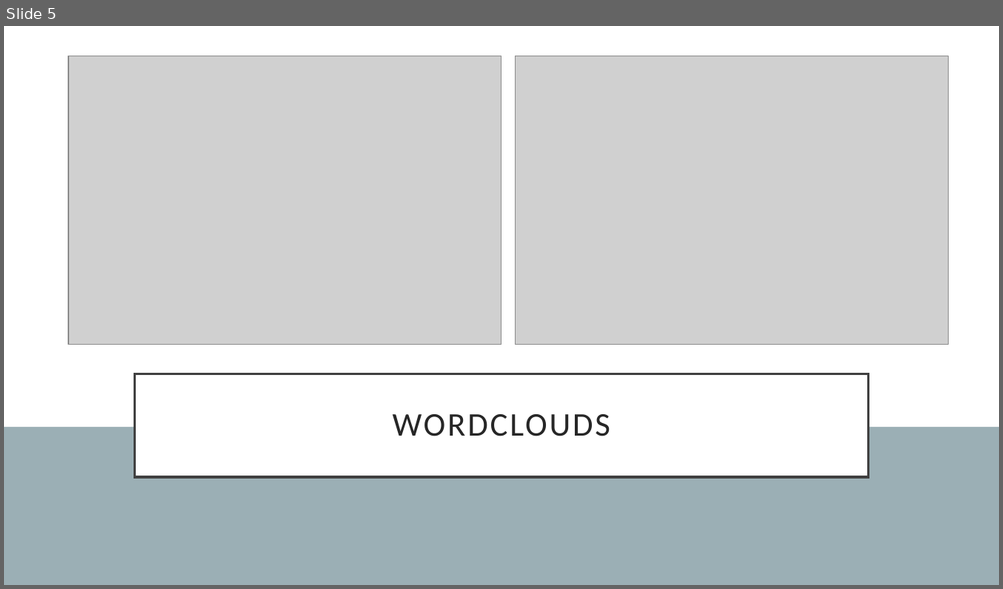
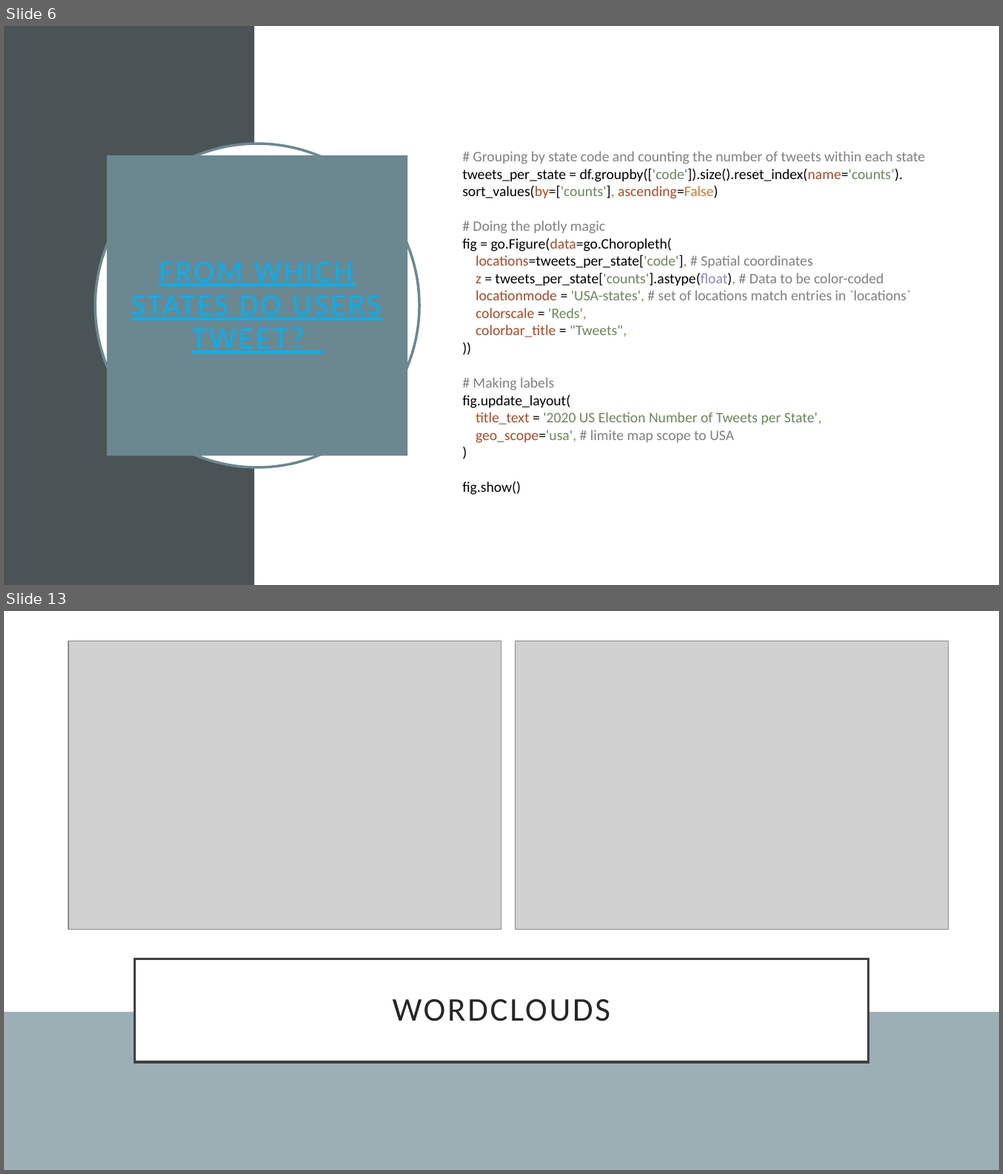
Before and after one commit to ghelms/US_ELECTION, a slide deck: P3_Presentation.pptx. Shown one above the other, each under a label of ours: slide 5 before the commit, slides 6 and 13 after it; the slides between them are not shown. The pictures are 1003x589 and 1003x1174 pixels, drawn with LibreOffice and Linux fonts; fonts in the diff are those of the drawing; grey boxes stand for pictures. Boxes give left, top, right and bottom in pixels: in the first picture for what was removed or moved away, otherwise in the second. Text is boxed around its words. In the diff, an @@ line names an element or a change of style, - is before the commit and + after.

```diff
--- a/P3_Presentation.pptx
+++ b/P3_Presentation.pptx
@@ slide 6 added at <box>4,26,999,585</box>, background #FFFFFF @@
@@ rectangle added at <box>4,26,255,585</box>, fill #4A5356 @@
@@ rectangle added at <box>255,26,999,585</box>, fill #FFFFFF @@
@@ ellipse added at <box>95,144,419,468</box>, fill #FFFFFF, outline #6B8891 2.5 pt @@
@@ title added at <box>107,156,407,457</box>, fill #6B8891 @@
@@ text added at <box>462,151,925,495</box>, 14 pt, text #808080 @@
+# Grouping by state code and counting the number of tweets within each state
+tweets_per_state = df.groupby(['code']).size().reset_index(name='counts’).
+sort_values(by=['counts'], ascending=False)
+# Doing the plotly magic
+fig = go.Figure(data=go.Choropleth(
+locations=tweets_per_state['code'], # Spatial coordinates
+z = tweets_per_state['counts'].astype(float), # Data to be color-coded
+locationmode = 'USA-states', # set of locations match entries in `locations`
+colorscale = 'Reds',
+colorbar_title = "Tweets",
+))
+# Making labels
+fig.update_layout(
+title_text = '2020 US Election Number of Tweets per State',
+geo_scope='usa', # limite map scope to USA
+)
+fig.show()
@@ what was slide 5 is now slide 13 @@
```
Also in this commit, not shown: 7 slides changed, 1 other slide added, 1 slide removed, 1 other file.
